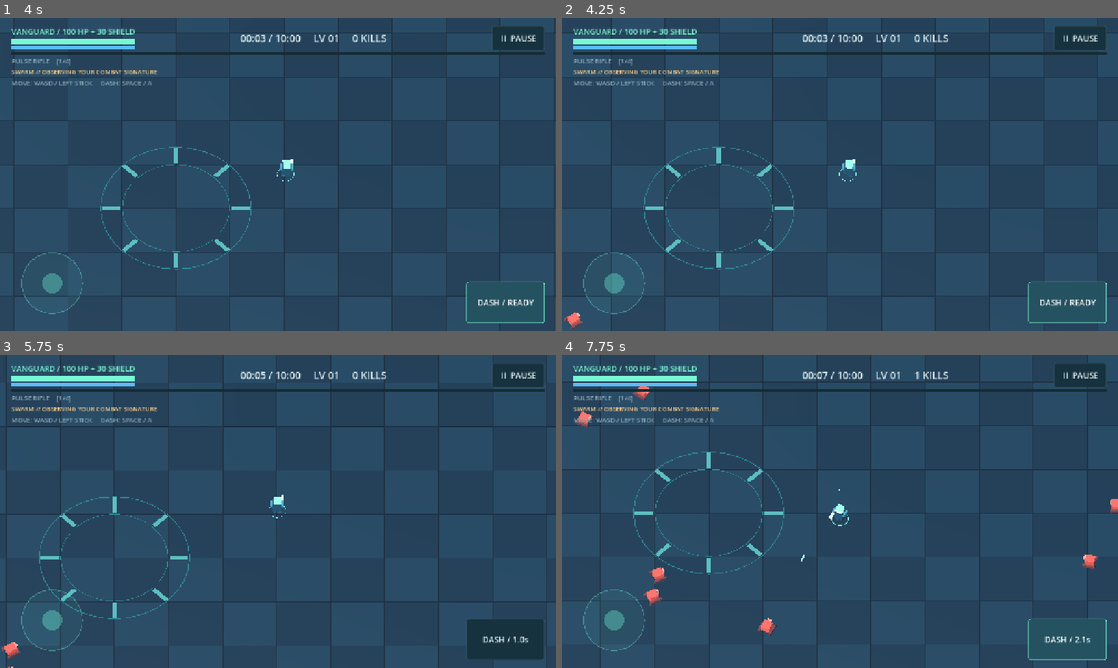
Above: before the commit, frames 1-4 (two rows, left to right).
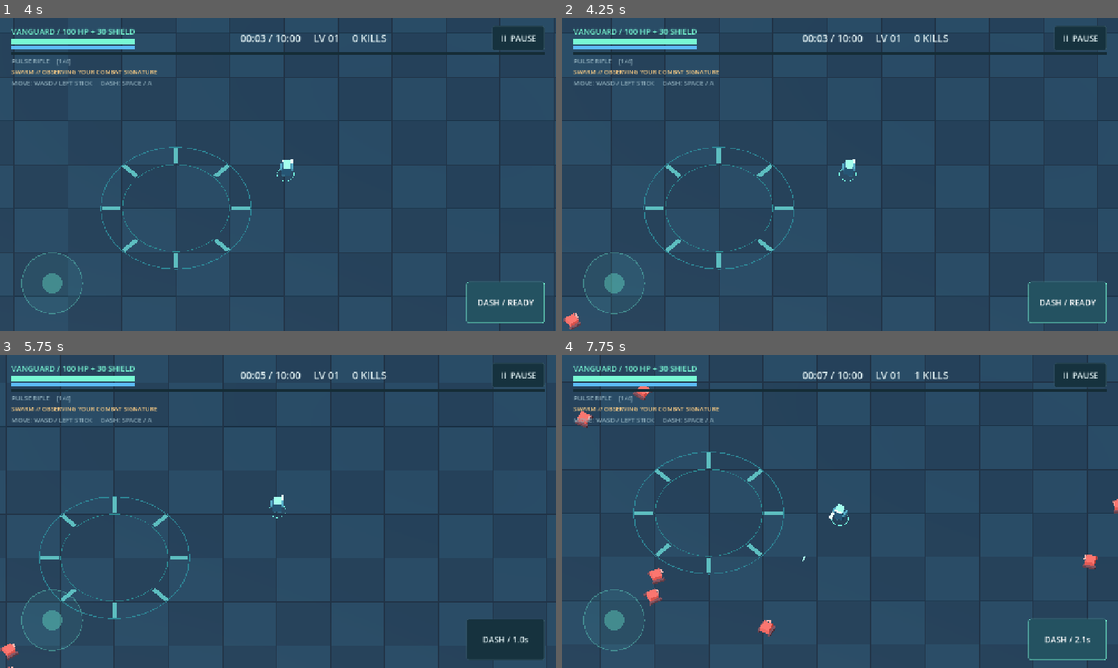
Above: after the commit, the same moments.

Repository: jplopez21-crypto/NULL-SWARM
Game: Godot game, scene res://scenes/main.tscn
The game is run twice, just before and just after one commit, with the same random seed, the same clock (stepped at 60 frames per second) and the same inputs.
Inputs (mouse positions are in pixels of both pictures, inside the frame that each line leads up to):
- Up to frame 1 (4 s): click "DEPLOY VANGUARD →" at 0.5 s; click "DASH / READY" at 1.25 s; tap Enter at 2 s; move the mouse to (400, 158) at 2.02 s; hold D (move_right) 2.03-2.75 s; hold Space (dash) 2.03-2.75 s; click (400, 158) at 2.17 s; drag from (166, 190) to (250, 237) at 2.77 s; move the mouse to (333, 105) at 3.52 s; hold D (move_right) from 3.53 s (still down); hold Space (dash) from 3.53 s (still down)
- Up to frame 2 (4.25 s): keep holding D (move_right); keep holding Space (dash)
- Up to frame 3 (5.75 s): release D (move_right) at 4.25 s; release Space (dash) at 4.25 s; click "DASH / READY" at 4.25 s; drag from (250, 574) to (111, 464) at 5.02 s
- Up to frame 4 (7.75 s): move the mouse to (1006, 558) at 5.77 s; hold A (move_left) 5.78-6.5 s; hold Space (dash) 5.78-6.5 s; drag from (673, 464) to (756, 433) at 6.52 s; move the mouse to (867, 511) at 7.27 s; hold S (move_down) from 7.28 s (still down); hold Space (dash) from 7.28 s (still down); click (867, 511) at 7.42 s

Frame 1 is identical in both runs. In frame 2, less than 0.1% of the frame differs, in the area x 0-4%, y 94-100%; in frame 3, less than 0.1%; in frame 4, 0.2%, in the area x 2-100%, y 18-90%.

Commit message:
Distribute each enemy archetype across AI update phases

Diff:
--- a/bosses/encounter_director.gd
+++ b/bosses/encounter_director.gd
@@ -105,6 +105,7 @@
 	definition.color = Color("ff7652") if major else Color("ffb35c")
 	var enemy := SwarmEnemy.new()
 	enemy.index = world.enemies.size()
+	enemy.think_phase = enemy.index % 6
 	world.add_child(enemy)
 	enemy.configure(definition)
 	world.enemies.append(enemy)
--- a/enemies/enemy.gd
+++ b/enemies/enemy.gd
@@ -16,6 +16,7 @@
 var body: Node3D
 var telegraph: MeshInstance3D
 var index: int = 0
+var think_phase: int = 0
 
 func configure(resource: EnemyDefinition) -> void:
 	definition = resource
--- a/systems/combat_world.gd
+++ b/systems/combat_world.gd
@@ -30,6 +30,7 @@
 var kills: int = 0
 var damage_by_weapon: Dictionary = {}
 var tick_index: int = 0
+var next_think_phase: Dictionary = {}
 var target: Node3D
 var active_enemies: int = 0
 var active_projectiles: int = 0
@@ -55,6 +56,8 @@
 func _create_enemy(kind: int) -> SwarmEnemy:
 	var enemy := SwarmEnemy.new()
 	enemy.index = enemies.size()
+	enemy.think_phase = int(next_think_phase.get(kind, kind)) % 6
+	next_think_phase[kind] = (enemy.think_phase + 1) % 6
 	add_child(enemy)
 	enemy.configure(DEFINITIONS[kind])
 	enemies.append(enemy)
@@ -116,7 +119,7 @@
 			continue
 		active_enemies += 1
 		enemy.effects_enabled = effects_enabled
-		if enemy.index % 6 == tick_index % 6:
+		if enemy.think_phase == tick_index % 6:
 			enemy.think(player.position)
 		var shot_direction := enemy.tick(delta)
 		if shot_direction != Vector3.ZERO:
--- a/tests/run_tests.gd
+++ b/tests/run_tests.gd
@@ -221,6 +221,12 @@
 	game.set_physics_process(false)
 	game.start_run()
 	game.set_physics_process(false)
+	for definition in CombatWorld.DEFINITIONS:
+		var phases: Dictionary = {}
+		for pooled_enemy in game.combat.enemies:
+			if pooled_enemy.definition == definition:
+				phases[pooled_enemy.think_phase] = true
+		check(phases.size() == 6, "%s AI updates span every batch phase" % definition.title)
 	var enemy: SwarmEnemy = game.combat.spawn(1, Vector3(10, 0, 0))
 	enemy.windup = 0.3
 	enemy.charging = 0.2
